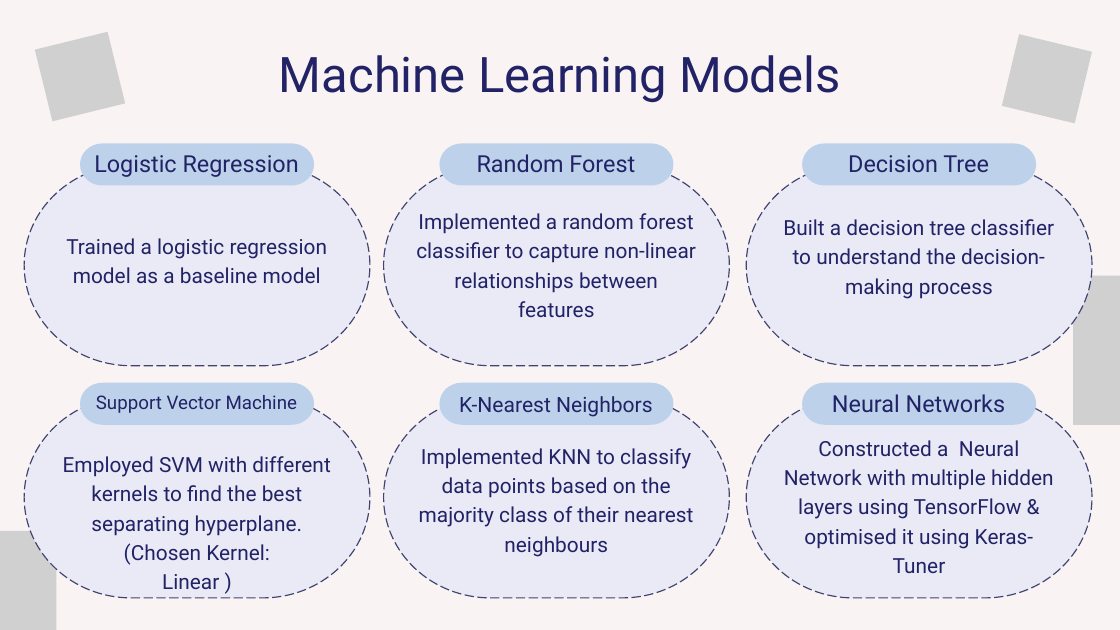
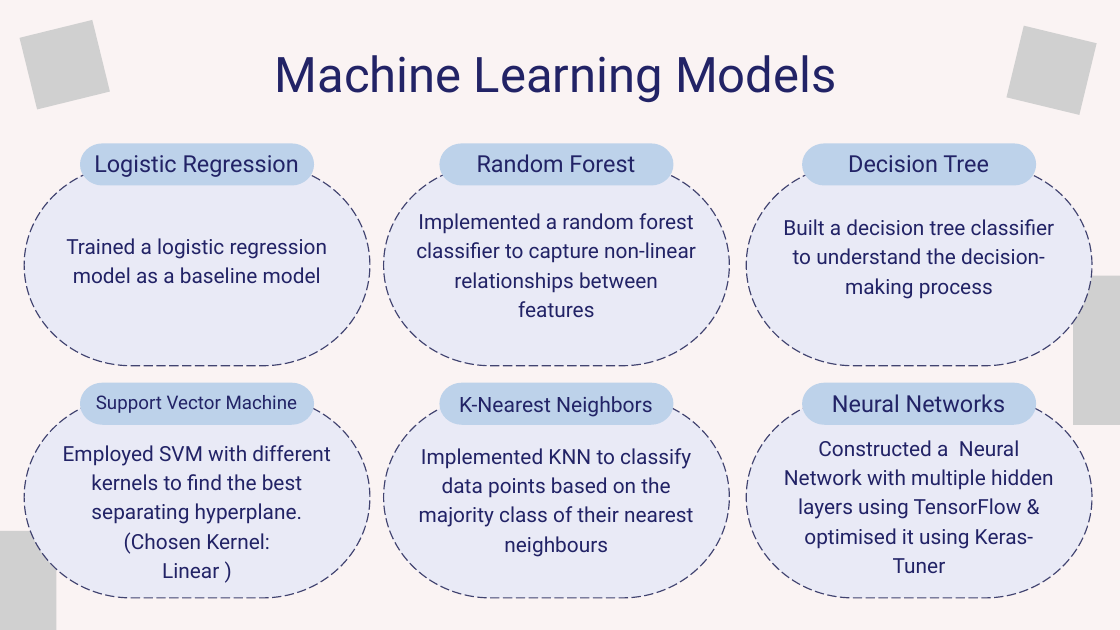
Before and after one commit to bernardtse/diabetes-prediction, a slide deck: slide 5 of presentation/presentation.pptx. Drawn at 1120x630 pixels with LibreOffice and Linux fonts; fonts in the diff are those of the drawing; grey boxes stand for pictures. Boxes give left, top, right and bottom in pixels: in the first picture for what was removed or moved away, otherwise in the second. Text is boxed around its words. In the diff, an @@ line names an element or a change of style, - is before the commit and + after.

Commit message:
refined presentation - spelling errors, layout etc

```diff
--- a/presentation/presentation.pptx
+++ b/presentation/presentation.pptx
@@ picture: place and size @@
-picture at [35,32,125,122]
+picture at [20,20,110,110]
@@ picture: place and size @@
-picture at [1002,34,1092,124]
+picture at [1007,26,1097,115]
@@ text "Machine Learning Models": place and size @@
-text "Machine Learning Models" at [279,55,840,103]
+text "Machine Learning Models" at [275,55,836,103]
@@ text "Employed SVM with different kernels ...": place and size @@
-text "Employed SVM with different kernels ..." at [63,456,330,589]
+text "Employed SVM with different kernels ..." at [63,445,330,578]
```
Also in this commit, not shown: 5 other slides changed.
